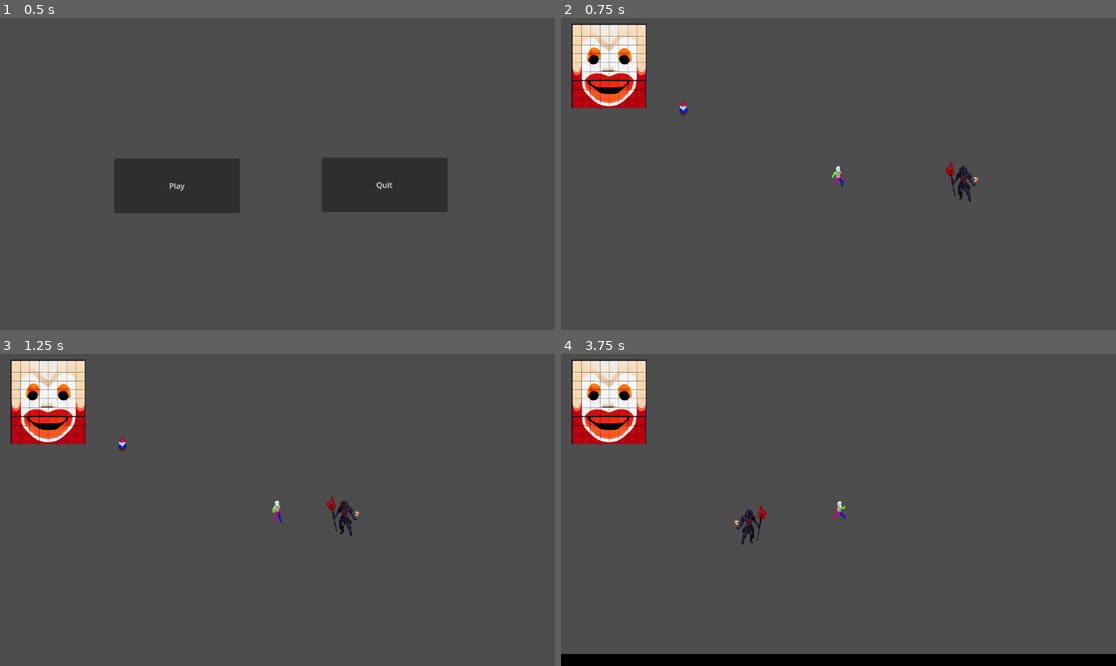
Above: before the commit, frames 1-4 (two rows, left to right).
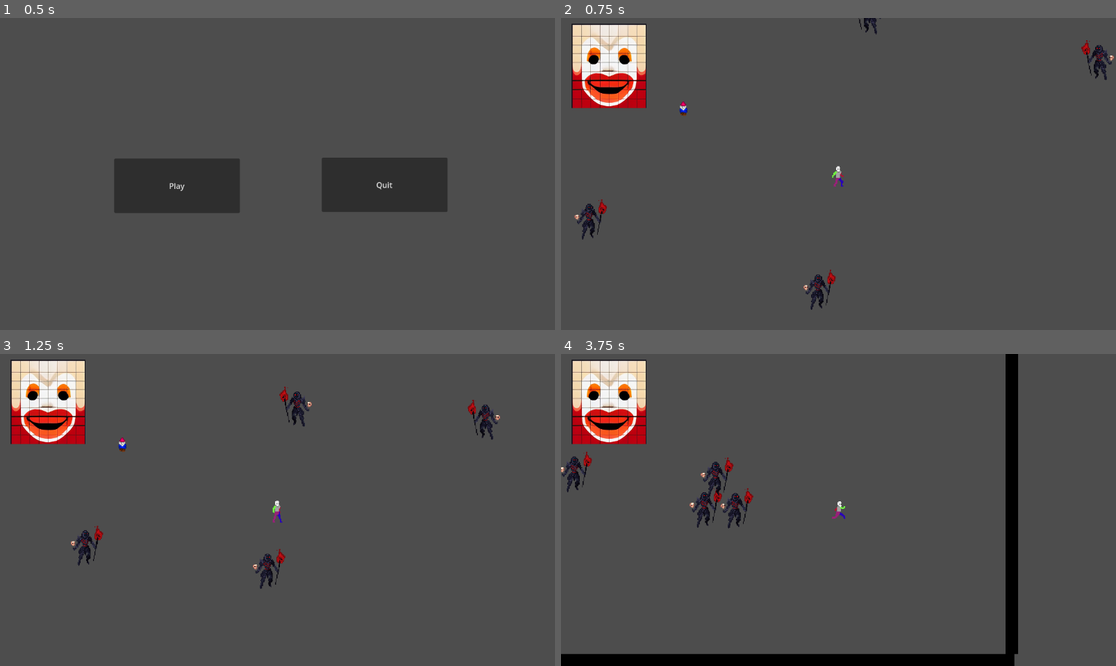
Above: after the commit, the same moments.

Repository: bburciaga/giggle-gauntlet
Game: Godot game, scene res://menus/title/Title.tscn
The game is run twice, just before and just after one commit, with the same random seed, the same clock (stepped at 60 frames per second) and the same inputs.
Inputs:
- Up to frame 1 (0.5 s): no input
- Up to frame 2 (0.75 s): click "Play" at 0.5 s
- Up to frame 3 (1.25 s): no input
- Up to frame 4 (3.75 s): tap Enter (ui_accept) at 1.25, 1.52, 2.27 s; hold D (move_right) 1.28-2.03 s; hold S (move_down) 2.03-2.78 s; hold D (move_right) 2.78-3.53 s; hold W (move_up) from 3.53 s (still down)

Frame 1 is identical in both runs. In frame 2, 1.1% of the frame differs, in the area x 2-100%, y 0-94%; in frame 3, 1.3%; in frame 4, 4.1%, in the area x 0-100%, y 0-100%.

Commit message:
Implement enemy enter area detection

Diff:
--- a/entities/enemies/Necromancer.tscn
+++ b/entities/enemies/Necromancer.tscn
@@ -1,7 +1,8 @@
-[gd_scene load_steps=52 format=3 uid="uid://bxwov4sfh600f"]
+[gd_scene load_steps=53 format=3 uid="uid://bxwov4sfh600f"]
 
 [ext_resource type="Texture2D" uid="uid://w34n4o0hbsr2" path="res://entities/assets/sprites/enemies/Necromancer.png" id="1_e3vfi"]
 [ext_resource type="Script" path="res://entities/enemies/Necromancer.gd" id="1_qagpp"]
+[ext_resource type="Script" path="res://entities/enemies/PlayerDetection.gd" id="3_q7t8h"]
 
 [sub_resource type="AtlasTexture" id="AtlasTexture_u5kud"]
 atlas = ExtResource("1_e3vfi")
@@ -367,7 +368,8 @@
 sprite_frames = SubResource("SpriteFrames_hpofi")
 animation = &"Death"
 
-[node name="PlayerDetection" type="Area2D" parent="."]
+[node name="PlayerDetection" type="Area2D" parent="." groups=["Enemies"]]
+script = ExtResource("3_q7t8h")
 
 [node name="CollisionShape2D" type="CollisionShape2D" parent="PlayerDetection"]
 position = Vector2(0, 8)
--- /dev/null
+++ b/entities/enemies/PlayerDetection.gd
@@ -0,0 +1,4 @@
+extends Area2D
+
+func take_damage():
+	$"..".take_damage()
--- a/entities/player/Player.gd
+++ b/entities/player/Player.gd
@@ -18,7 +18,6 @@
 	gnomeWeapon.position = INITIAL_WEAPON_POSITION
 
 func _physics_process(delta):
-	enemy = get_node("../Enemy")
 	var direction = Input.get_vector(
 		"move_left",
 		"move_right",
@@ -48,7 +47,8 @@
 		gnomeWeapon.visible = true
 
 func _on_gnome_hit_area_entered(area):
-	enemy.take_damage()
+	if area.is_in_group("Enemies"):
+		area.take_damage()
 
 func activate_gnome_weapon():
 	weaponState = WeaponState.GNOME
--- a/scenes/gauntlet/Gauntlet.gd
+++ b/scenes/gauntlet/Gauntlet.gd
@@ -20,3 +20,8 @@
 			$UI/Health.play("5")
 		6:
 			$UI/Health.play("6")
+
+
+#func _on_ready():
+	#$Enemy.add_to_group("Enemies")
+	#$Enemy2.add_to_group("Enemies")
--- a/scenes/gauntlet/gauntlet.tscn
+++ b/scenes/gauntlet/gauntlet.tscn
@@ -112,7 +112,16 @@
 shape = SubResource("RectangleShape2D_sdfqw")
 
 [node name="Enemy" parent="." instance=ExtResource("2_6dfya")]
-position = Vector2(678, 304)
+position = Vector2(852, 135)
+
+[node name="Enemy2" parent="." instance=ExtResource("2_6dfya")]
+position = Vector2(458, 468)
+
+[node name="Enemy4" parent="." instance=ExtResource("2_6dfya")]
+position = Vector2(141, 356)
+
+[node name="Enemy3" parent="." instance=ExtResource("2_6dfya")]
+position = Vector2(536, 61)
 
 [node name="Gnome" parent="." instance=ExtResource("4_ha0nx")]
 position = Vector2(288, 213)
Not shown: 1 places in scenes/gauntlet/gauntlet.tscn that only renumber resources
